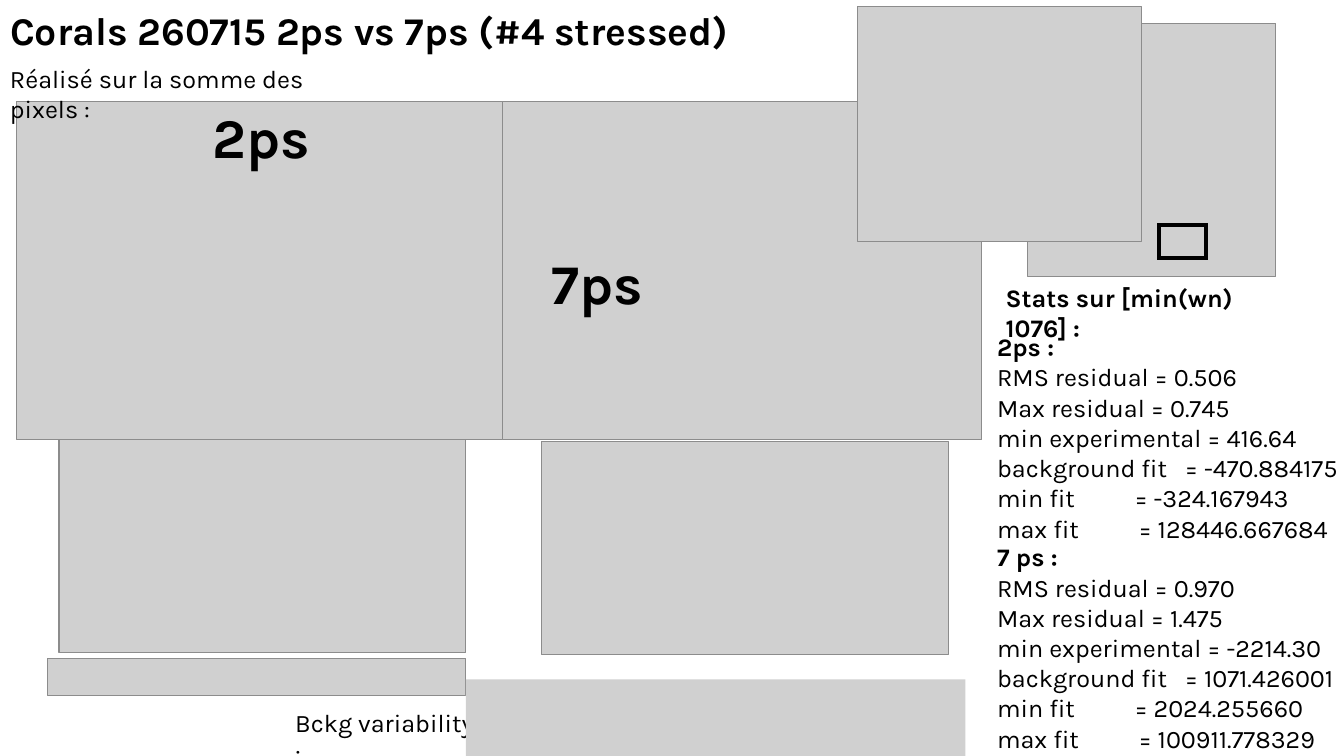
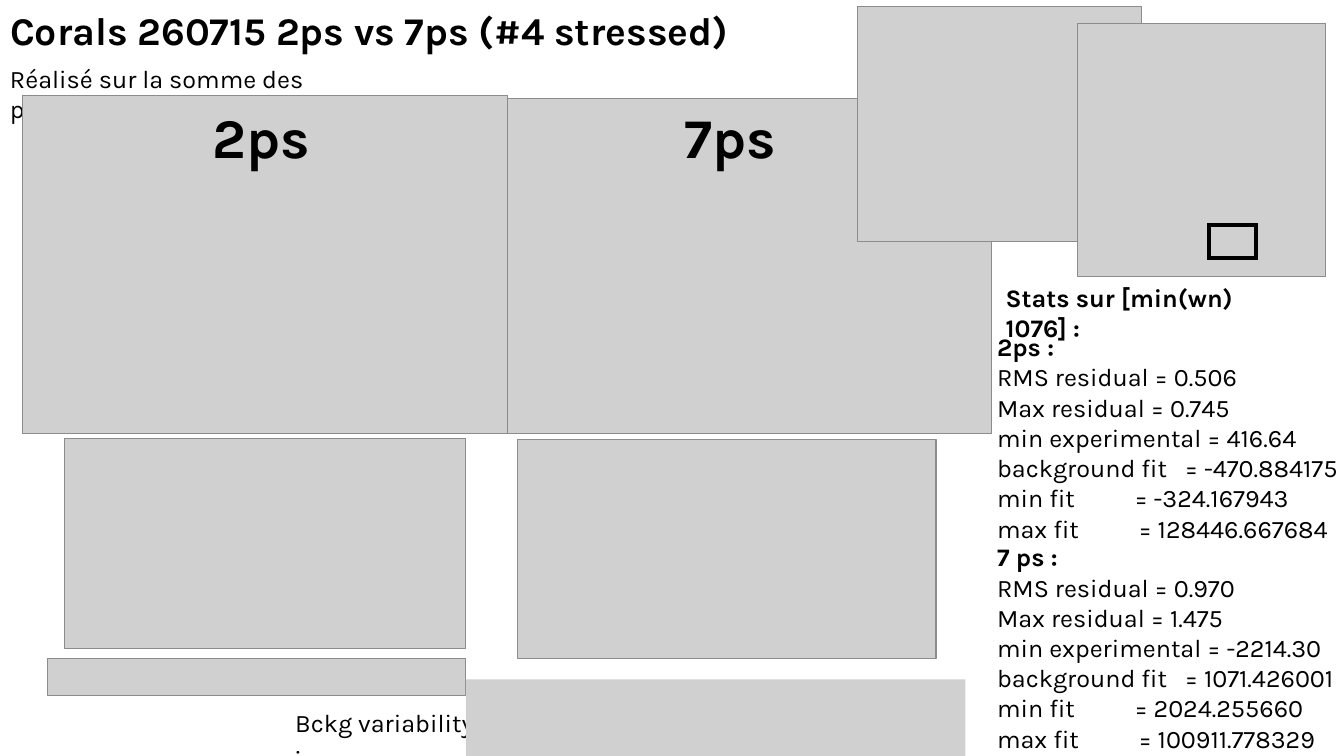
Before and after one commit to sachabuc/SRS_analysis, a slide deck: slide 19 of meetings/reu_151026_figures_papiers.pptx (slide 16 before the commit). Drawn at 1344x756 pixels with LibreOffice and Linux fonts; fonts in the diff are those of the drawing; grey boxes stand for pictures. Boxes give left, top, right and bottom in pixels: in the first picture for what was removed or moved away, otherwise in the second. Text is boxed around its words. In the diff, an @@ line names an element or a change of style, - is before the commit and + after.

```diff
--- a/meetings/reu_151026_figures_papiers.pptx
+++ b/meetings/reu_151026_figures_papiers.pptx
@@ picture: place and size @@
-picture at (1028,23,1276,277)
+picture at (1078,23,1326,277)
@@ picture: place and size @@
-picture at (16,102,502,441)
+picture at (23,96,508,434)
@@ picture: place and size @@
-picture at (496,102,982,441)
+picture at (508,99,992,434)
@@ text "7ps": place and size @@
-text "7ps" at (551,267,642,318)
+text "7ps" at (685,121,776,171)
@@ rectangle: place and size @@
-rectangle at (1159,225,1207,258)
+rectangle at (1209,225,1256,258)
@@ picture: place and size @@
-picture at (59,440,467,652)
+picture at (65,439,466,648)
@@ picture: place and size @@
-picture at (541,442,949,654)
+picture at (518,440,937,658)
```
Also in this commit, not shown: 9 other slides changed, 4 slides added, 3 slides removed, 16 other files.
